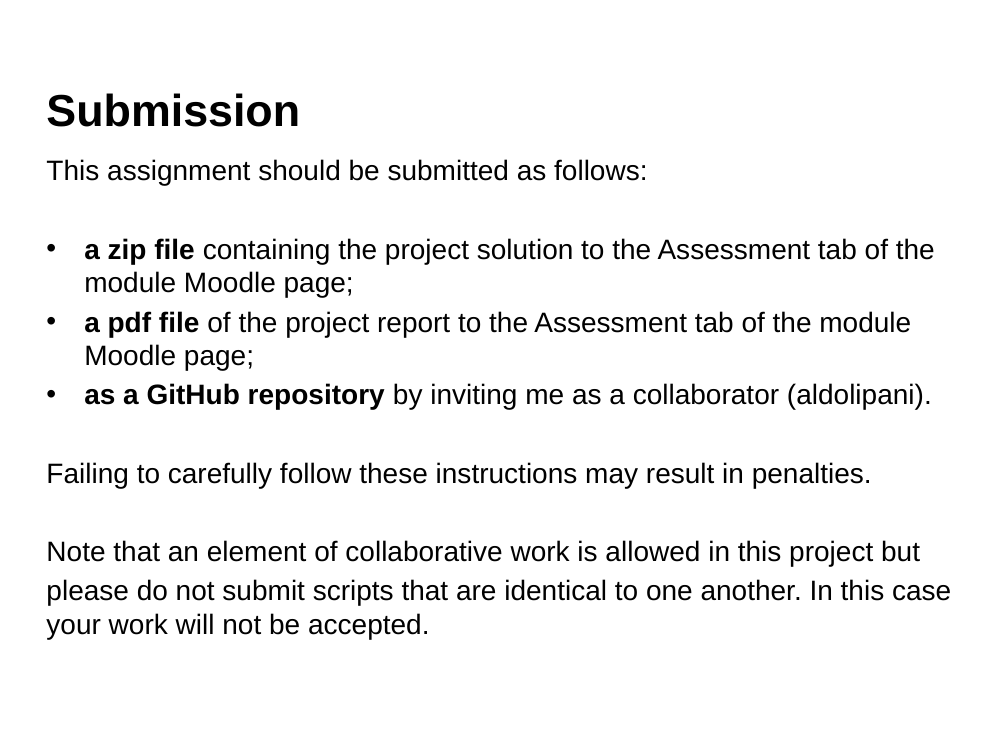
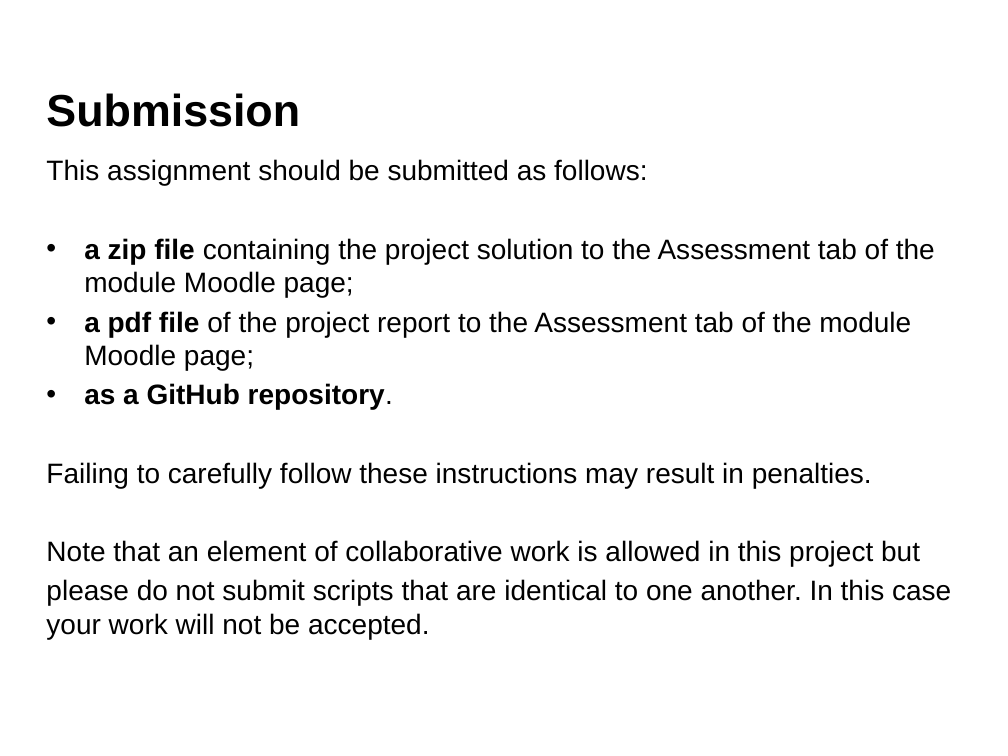
Before and after one commit to aldolipani/CEGE0096, a slide deck: slide 50 of 5 - Week/5 - Geometry with Python.pptx. Drawn at 1008x756 pixels with LibreOffice and Linux fonts; fonts in the diff are those of the drawing; background and template pictures are left out. Boxes give left, top, right and bottom in pixels: in the first picture for what was removed or moved away, otherwise in the second. Text is boxed around its words. In the diff, an @@ line names an element or a change of style, - is before the commit and + after.

```diff
--- a/5 - Week/5 - Geometry with Python.pptx
+++ b/5 - Week/5 - Geometry with Python.pptx
@@ text at bbox=[84, 383, 393, 410]: text changed; bold on @@
-• as a GitHub repository by inviting me as a collaborator (aldolipani).
+• as a GitHub repository.
```
Also in this commit, not shown: 1 other slide changed.
